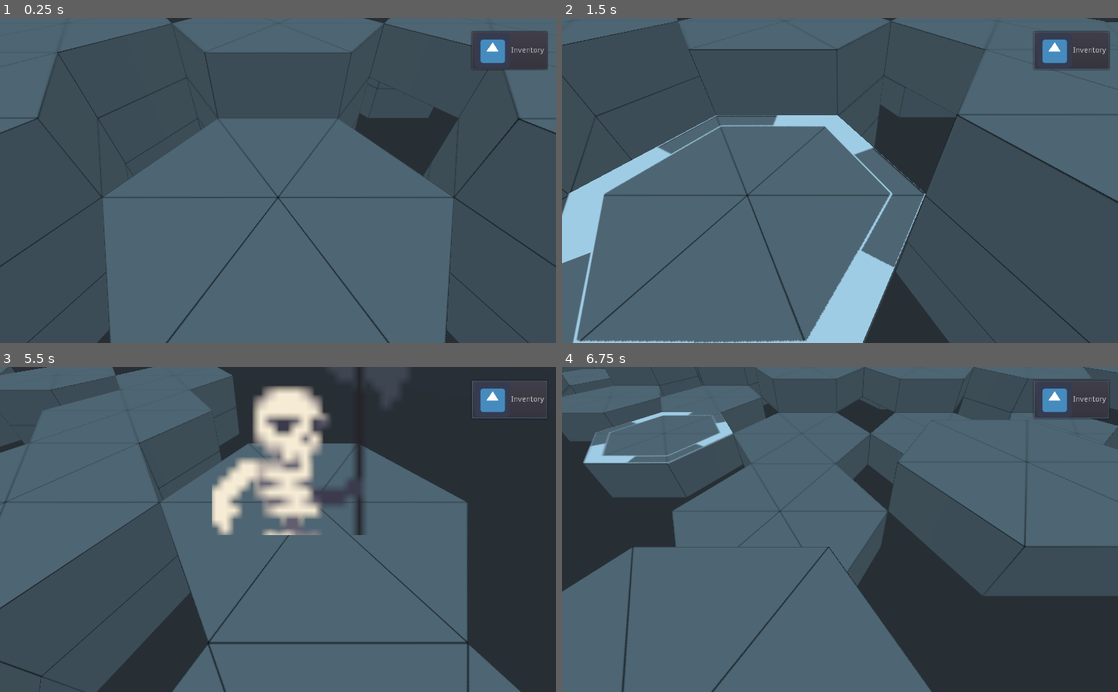
Above: before the commit, frames 1-4 (two rows, left to right).
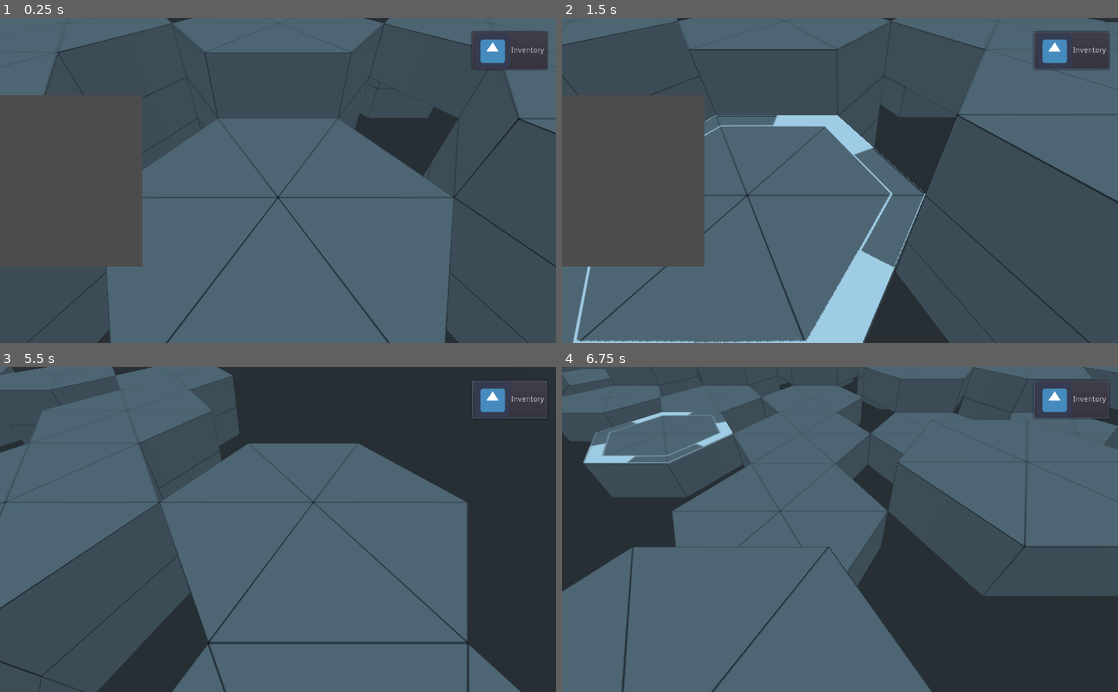
Above: after the commit, the same moments.

Repository: Delaunay/Chessy
Game: Godot game, scene res://assets/map/GridMap.tscn
Same seed, same stepped clock (60 frames per second), same inputs: the game is played once before the commit and once after it. The engine's default icon, where the game draws it, is replaced by a stand-in: a white triangle on a blue panel in a dark square.
Inputs (mouse positions are in pixels of both pictures, inside the frame that each line leads up to):
- Up to frame 1 (0.25 s): no input
- Up to frame 2 (1.5 s): click "Inventory" at 0.5 s; tap Enter at 1.25 s; move the mouse to (962, 164) at 1.27 s; hold D (move_right) from 1.28 s (still down); tap Mouse wheel up (zoom_in) at 1.35 s; click (962, 164) at 1.42 s
- Up to frame 3 (5.5 s): tap Space (jump) at 1.52, 2.27, 3.77, 4.52, 5.27 s; move the mouse to (166, 545) at 2.02 s; release D (move_right) at 2.03 s; hold S (move_back) 2.03-2.78 s; tap Mouse wheel down (zoom_out) at 2.1, 3.6, 5.1 s; click (166, 545) at 2.17 s; move the mouse to (333, 458) at 2.77 s; hold D (move_right) 2.78-3.53 s; tap Mouse wheel up (zoom_in) at 2.85, 4.35 s; click (333, 458) at 2.92 s; move the mouse to (250, 594) at 3.52 s; hold W (move_forward) 3.53-4.28 s; click (250, 594) at 3.67 s; move the mouse to (444, 578) at 4.27 s; hold A (move_left) from 4.28 s (still down); click (444, 578) at 4.42 s; move the mouse to (111, 480) at 5.02 s; click (111, 480) at 5.17 s
- Up to frame 4 (6.75 s): move the mouse to (867, 529) at 5.77 s; release A (move_left) at 5.78 s; hold S (move_back) 5.78-6.53 s; tap Mouse wheel up (zoom_in) at 5.85 s; click (867, 529) at 5.92 s; move the mouse to (756, 448) at 6.52 s; hold D (move_right) from 6.53 s (still down); tap Mouse wheel down (zoom_out) at 6.6 s; click (756, 448) at 6.67 s

The runs differ from the first frame. In frame 1, 2.7% of the frame differs, in the area x 0-26%, y 23-77%; in frame 2, 8.5%; in frame 3, 7.3%; in frame 4, 2.0%.

Commit message:
add character preview on selection

Diff:
--- /dev/null
+++ b/DisplayWorld.tscn
@@ -0,0 +1,8 @@
+[gd_scene format=2]
+
+[node name="DisplayWorld" type="Spatial"]
+
+[node name="Container" type="Spatial" parent="."]
+
+[node name="Camera" type="Camera" parent="."]
+transform = Transform( 1, 0, 0, 0, 1, 0, 0, 0, 1, 0, 0.835238, 1.9928 )
--- a/assets/Tactician.tscn
+++ b/assets/Tactician.tscn
@@ -1,9 +1,10 @@
-[gd_scene load_steps=5 format=2]
+[gd_scene load_steps=6 format=2]
 
 [ext_resource path="res://assets/TopDownCamera.tscn" type="PackedScene" id=1]
 [ext_resource path="res://assets/tactician.gd" type="Script" id=2]
 [ext_resource path="res://assets/tile/SelectionTile.tscn" type="PackedScene" id=3]
 [ext_resource path="res://icon.png" type="Texture" id=4]
+[ext_resource path="res://DisplayWorld.tscn" type="PackedScene" id=5]
 
 [node name="Tactician" type="Spatial"]
 script = ExtResource( 2 )
@@ -33,4 +34,25 @@
 "_edit_use_anchors_": false
 }
 
+[node name="ViewportContainer" type="ViewportContainer" parent="HUD"]
+anchor_top = 0.5
+anchor_bottom = 0.5
+margin_top = -158.0
+margin_right = 262.0
+margin_bottom = 159.0
+stretch = true
+__meta__ = {
+"_edit_use_anchors_": false
+}
+
+[node name="Viewport" type="Viewport" parent="HUD/ViewportContainer"]
+size = Vector2( 262, 317 )
+own_world = true
+handle_input_locally = false
+hdr = false
+render_target_update_mode = 3
+gui_disable_input = true
+
+[node name="DisplayWorld" parent="HUD/ViewportContainer/Viewport" instance=ExtResource( 5 )]
+
 [node name="Units" type="Spatial" parent="."]
--- a/assets/character/Character.tscn
+++ b/assets/character/Character.tscn
@@ -18,6 +18,7 @@
 billboard = 1
 frames = ExtResource( 1 )
 animation = "idle"
+frame = 5
 playing = true
 
 [node name="CollisionShape" type="CollisionShape" parent="."]
--- a/assets/character/Chracter.gd
+++ b/assets/character/Chracter.gd
@@ -9,6 +9,13 @@
 onready var gravity = -ProjectSettings.get_setting("physics/3d/default_gravity")
 var velocity: Vector3
 
+
+func display(viewport, camera):
+	pass
+	# viewport = self
+	# viewport.add_child(self)
+	# camera.set_transform(self.get_transform())
+	# camera.translate(Vector3(1, 0, 1))
 
 
 func _physics_process(delta):
--- a/assets/map/GridMap.tscn
+++ b/assets/map/GridMap.tscn
@@ -13,12 +13,12 @@
 cell_center_x = false
 cell_center_y = false
 data = {
-"cells": PoolIntArray( 2, 0, 1441792, 4, 0, 1441792, 65530, 0, 1441792, 65531, 0, 1441792, 65532, 0, 1441792, 65533, 0, 1441792, 65534, 0, 1441792, 65535, 0, 1441792, 65536, 0, 1441792, 65537, 0, 1441792, 65538,  …(1548 unchanged characters)…
+"cells": PoolIntArray( 0, 0, 1441792, 2, 0, 1441792, 4, 0, 1441792, 65530, 0, 1441792, 65531, 0, 1441792, 65532, 0, 1441792, 65533, 0, 1441792, 65534, 0, 1441792, 65535, 0, 1441792, 65537, 0, 1441792, 65538,  …(1548 unchanged characters)…
 }
 script = ExtResource( 4 )
 __meta__ = {
 "_editor_clip_": 0,
-"_editor_floor_": Vector3( -8, 1, 0 )
+"_editor_floor_": Vector3( -8, 0, 0 )
 }
 
 [node name="Tactician" parent="GridMap" instance=ExtResource( 3 )]
--- a/assets/tactician.gd
+++ b/assets/tactician.gd
@@ -5,7 +5,8 @@
 var grid_map: GridMap = null
 var characters = {}
 var cell_size = null
-
+var selection = null
+var unit_selected = false
 
 onready var character_asset = preload("res://assets/character/Character.tscn")
 
@@ -17,11 +18,23 @@
 
 	var instance = character_asset.instance()
 	characters[map_pos] = instance
-	instance.visible = true
 
 	$Units.add_child(instance)
 	var translate = world_pos + Vector3(0, grid_map.get_cell_size().y, 0)
 	instance.translate(translate / instance.scale)
+
+	print("pos", pos)
+
+
+func add_units():
+	var positions = [
+		Vector3(-1.5, 1, -2.598076),
+		Vector3(1.5, 1, -2.598076),
+		Vector3(0, 0.5, 0)
+	]
+
+	for p in positions:
+		create_character(p)
 
 
 # Called when the node enters the scene tree for the first time.
@@ -33,6 +46,8 @@
 
 	grid_map = parent
 	cell_size = grid_map.cell_size
+
+	add_units()
 
 
 func snap_to_grid(pos):
@@ -50,8 +65,41 @@
 #func _process(delta):
 #	pass
 
-func select_object():
-	pass
+func display(obj = null):
+	var display_container = $HUD/ViewportContainer/Viewport/DisplayWorld/Container
+
+	for child in display_container.get_children():
+		display_container.remove_child(child)
+
+	if obj:
+		display_container.add_child(obj)
+		$HUD/ViewportContainer.visible = true
+	else:
+		$HUD/ViewportContainer.visible = false
+
+
+func select_object(event, pos, collision):
+	var cell = grid_map.world_to_map(pos)
+	var obj = null
+
+	if event is InputEventMouseButton and event.button_index == BUTTON_LEFT and not event.pressed:
+		if collision.collider is GridMap:
+			selection = null
+			unit_selected = false
+		else:
+			selection = collision.collider
+			var pos2 = selection.get_global_transform().origin
+			obj = character_asset.instance()
+
+			# $HUD/ViewportContainer/Viewport/DisplayWorld(selection)
+			print('Selection')
+
+			if cell in characters:
+				unit_selected = true
+			else:
+				unit_selected = false
+
+		display(obj)
 
 
 func _input(event):
@@ -66,12 +114,9 @@
 		pos = snap_to_grid(collision.position)
 
 	if pos != null:
-		print("Cursor position", pos)
 		$Cursor.translate(pos - cursor_position)
 		cursor_position = pos
+		select_object(event, pos, collision)
 
-		if event is InputEventMouseButton and event.button_index == BUTTON_LEFT and not event.pressed:
-			create_character(pos)
-			# select_object()
 
 		return true
